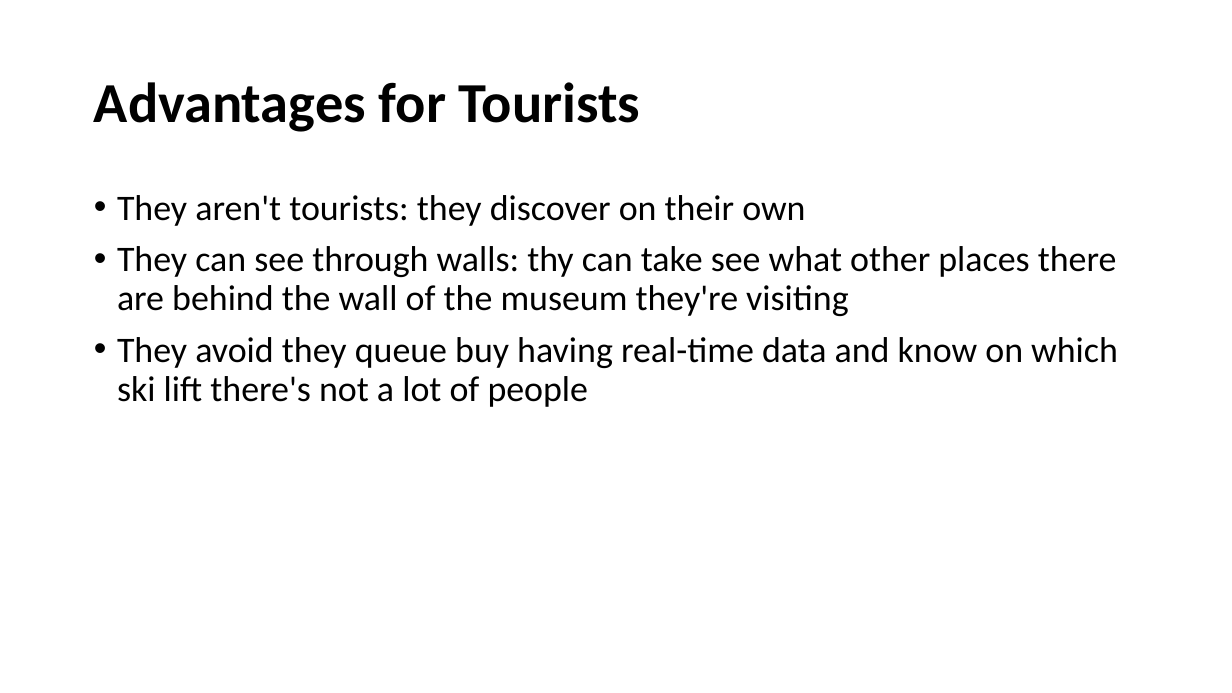
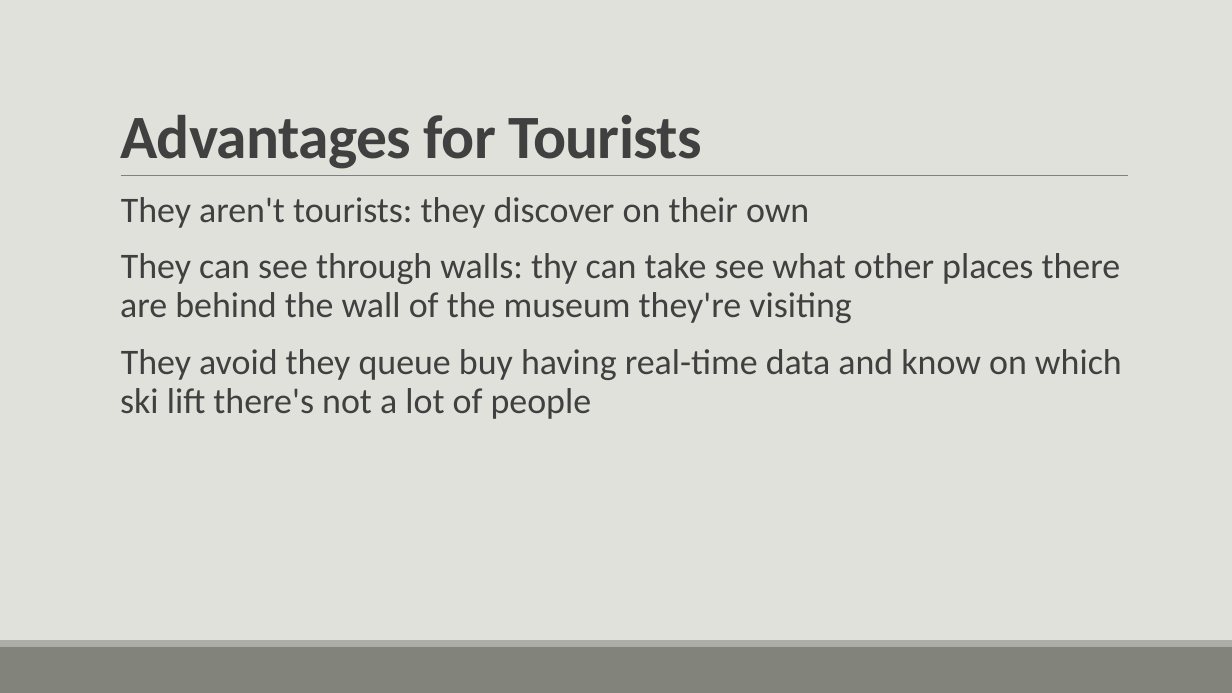
Before and after one commit to smart-arosa/smart-arosa, a slide deck: slide 5 of beacon.pptx. Drawn at 1232x693 pixels with LibreOffice and Linux fonts; fonts in the diff are those of the drawing. Boxes give left, top, right and bottom in pixels: in the first picture for what was removed or moved away, otherwise in the second. Text is boxed around its words. In the diff, an @@ line names an element or a change of style, - is before the commit and + after.

```diff
--- a/beacon.pptx
+++ b/beacon.pptx
@@ background #FFFFFF to #E1E1DB @@
@@ title "Advantages for Tourists": place and size @@
-title "Advantages for Tourists" at [94,82,641,132]
+title "Advantages for Tourists" at [120,115,703,169]
@@ title "Advantages for Tourists" at [120,115,703,169]: size 44 to 48 pt, text colour #000000 to #404040, letter spacing 0 to -0.5 pt; line spacing 0.9 to 0.85; vertical alignment middle to bottom @@
@@ line added from (121, 176) to (1128, 176), #808080 0.5 pt @@
@@ text "They aren't tourists: they discover ..." at [120,197,1122,419]: text colour #000000 to #404040; bullet • to  ; more space between paragraphs @@
@@ rectangle added at [0,647,1232,693], fill #82847C @@
@@ rectangle added at [0,640,1232,647], fill #ACADA8 @@
```
Also in this commit, not shown: 7 other slides changed, 3 slides added, 6 slides removed.
